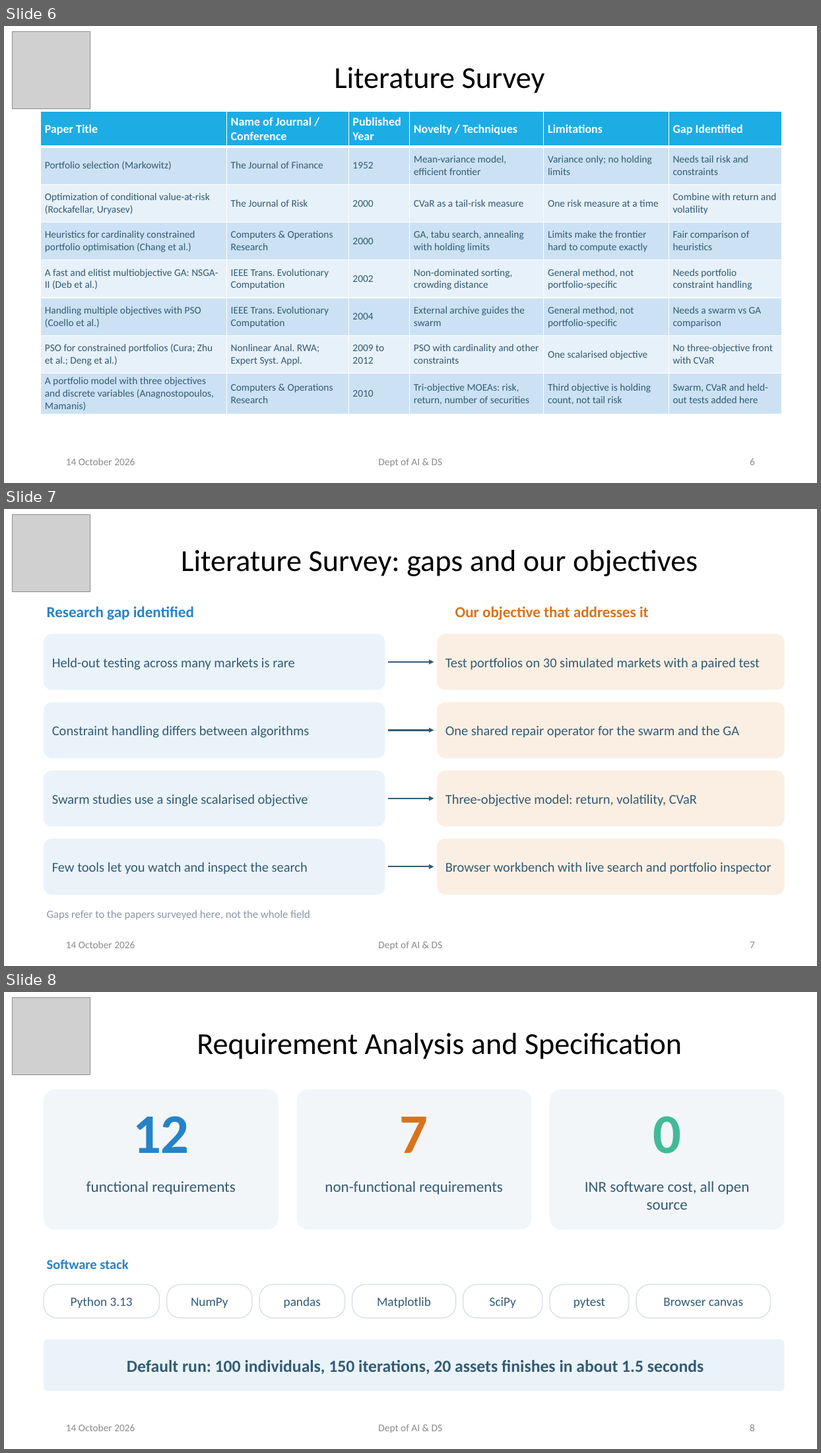
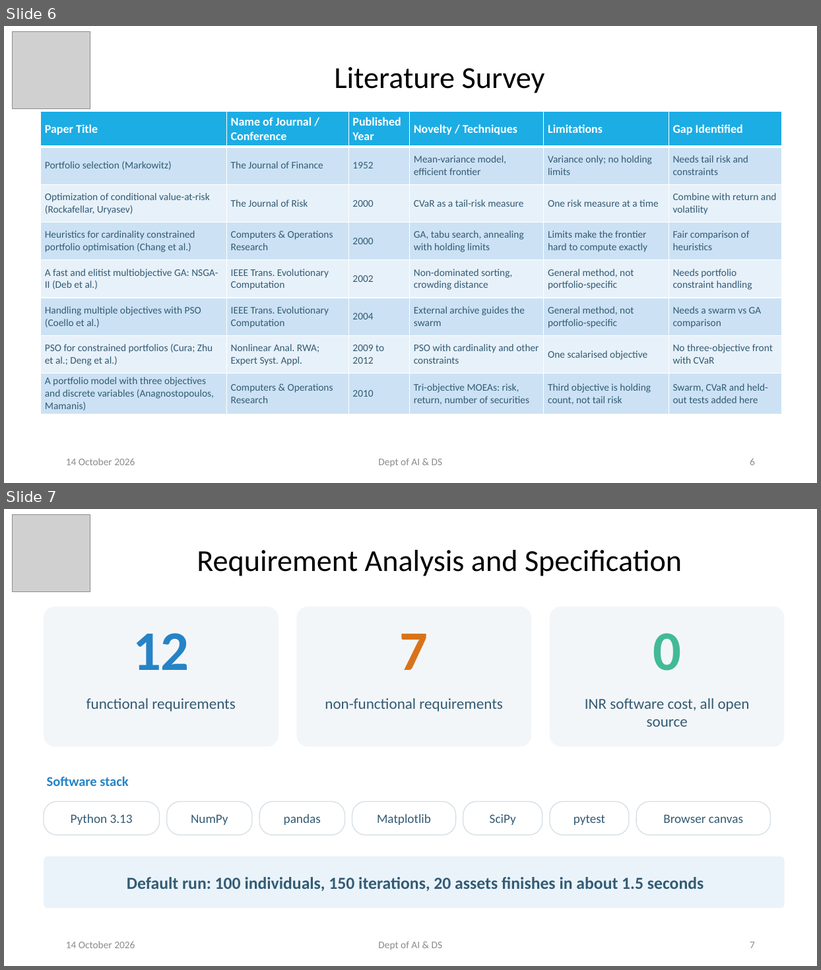
Before and after one commit to NitinHarsur/BIO-AlGO, a slide deck: presentation/SwarmFolio_Final_Presentation.pptx. Shown one above the other, each under a label of ours: slides 6, 7 and 8 before the commit, slides 6 and 7 after it. The pictures are 821x1453 and 821x970 pixels, drawn with LibreOffice and Linux fonts; fonts in the diff are those of the drawing; grey boxes stand for pictures. Boxes give left, top, right and bottom in pixels: in the first picture for what was removed or moved away, otherwise in the second. Text is boxed around its words. In the diff, an @@ line names an element or a change of style, - is before the commit and + after.

```diff
--- a/presentation/SwarmFolio_Final_Presentation.pptx
+++ b/presentation/SwarmFolio_Final_Presentation.pptx
@@ slide 7 removed at [4,509,817,966], background #FFFFFF @@
@@ picture removed at [13,514,90,592] @@
@@ title removed at [181,550,698,576] @@
-Literature Survey: gaps and our objectives
@@ text removed at [47,606,194,620] @@
-Research gap identified
@@ text removed at [455,606,649,620] @@
-Our objective that addresses it
@@ rounded rectangle removed at [44,634,385,690] @@
-Held-out testing across many markets is rare
@@ rounded rectangle removed at [437,634,785,690] @@
-Test portfolios on 30 simulated markets with a paired test
@@ arrow removed from (388, 662) to (434, 662) @@
@@ rounded rectangle removed at [44,702,385,758] @@
-Constraint handling differs between algorithms
@@ rounded rectangle removed at [437,702,785,758] @@
-One shared repair operator for the swarm and the GA
@@ arrow removed from (388, 730) to (434, 730) @@
@@ rounded rectangle removed at [44,770,385,827] @@
-Swarm studies use a single scalarised objective
@@ rounded rectangle removed at [437,770,785,827] @@
-Three-objective model: return, volatility, CVaR
@@ arrow removed from (388, 799) to (434, 799) @@
@@ rounded rectangle removed at [44,839,385,895] @@
-Few tools let you watch and inspect the search
@@ rounded rectangle removed at [437,839,785,895] @@
-Browser workbench with live search and portfolio inspector
@@ arrow removed from (388, 867) to (434, 867) @@
@@ text removed at [47,910,310,920] @@
-Gaps refer to the papers surveyed here, not the whole field
@@ text removed at [66,941,135,949] @@
-14 October 2026
@@ text removed at [378,941,443,951] @@
-Dept of AI & DS
@@ page number removed at [750,942,755,949] @@
-7
@@ what was slide 8 is now slide 7 @@
@@ page number at [750,942,755,949]: text changed @@
-8
+7
```
Also in this commit, not shown: 1 slide changed, 1 other file.
